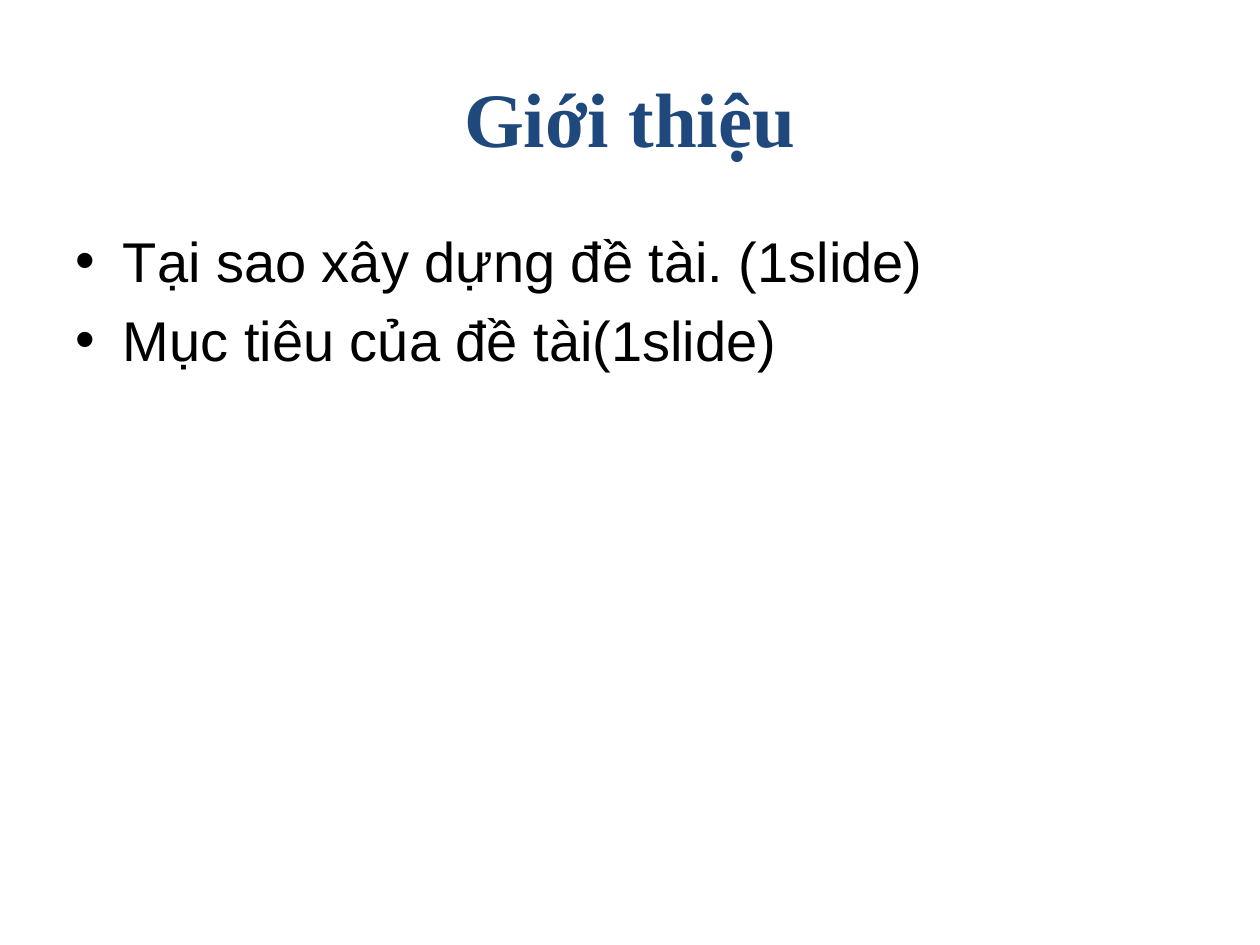
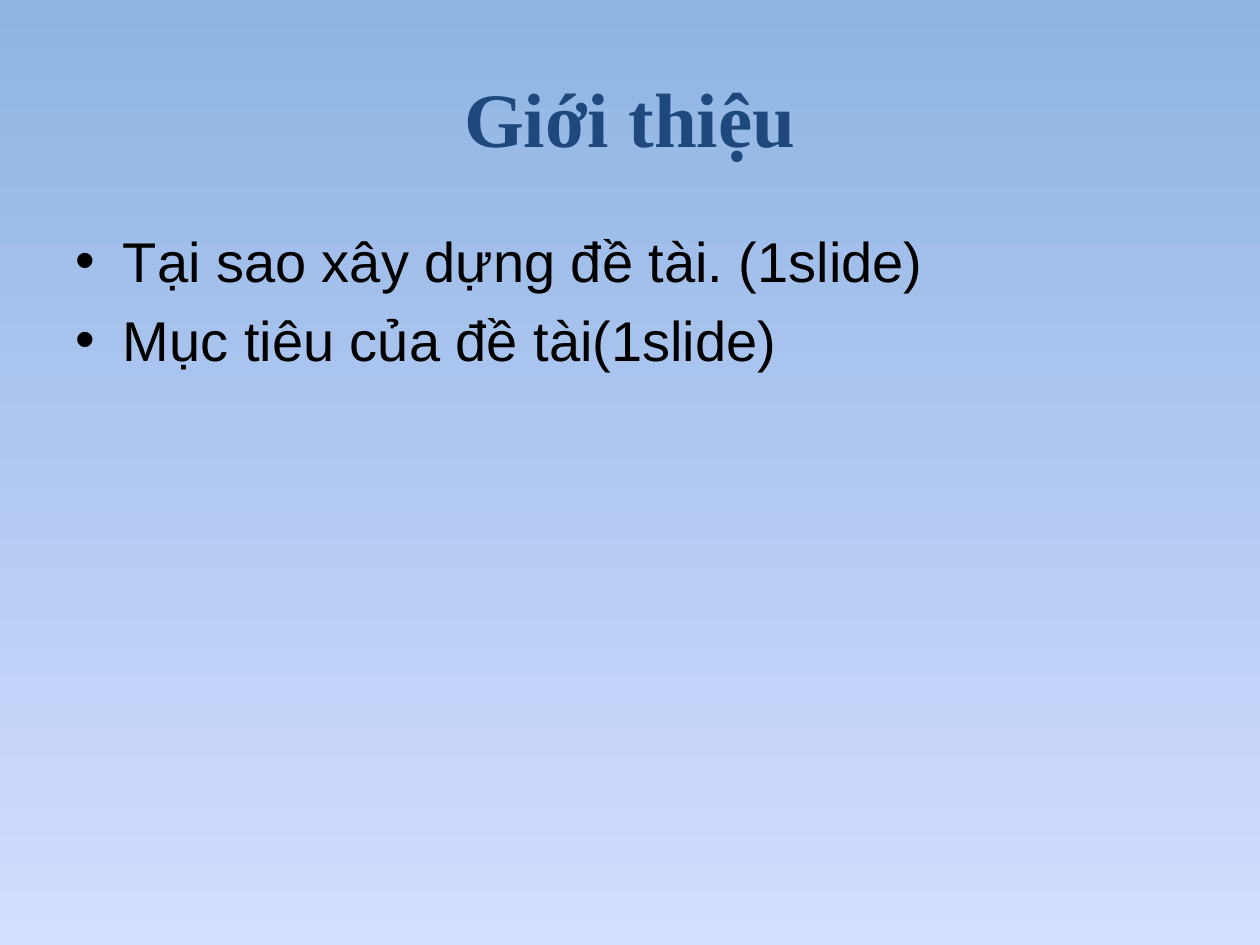
Before and after one commit to golf2109/zigbee-in-supermaket, a slide deck: slide 3 of docs/Report/Queue-Busting.pptx (slide 5 before the commit). Drawn at 1260x945 pixels with LibreOffice and Linux fonts; fonts in the diff are those of the drawing. Boxes give left, top, right and bottom in pixels: in the first picture for what was removed or moved away, otherwise in the second. Text is boxed around its words. In the diff, an @@ line names an element or a change of style, - is before the commit and + after.

```diff
--- a/docs/Report/Queue-Busting.pptx
+++ b/docs/Report/Queue-Busting.pptx
@@ background #FFFFFF to gradient #8EB4E3 to #D4DEFF to #96AB94 @@
```
Also in this commit, not shown: 7 other slides changed, 17 slides added, 6 slides removed.
